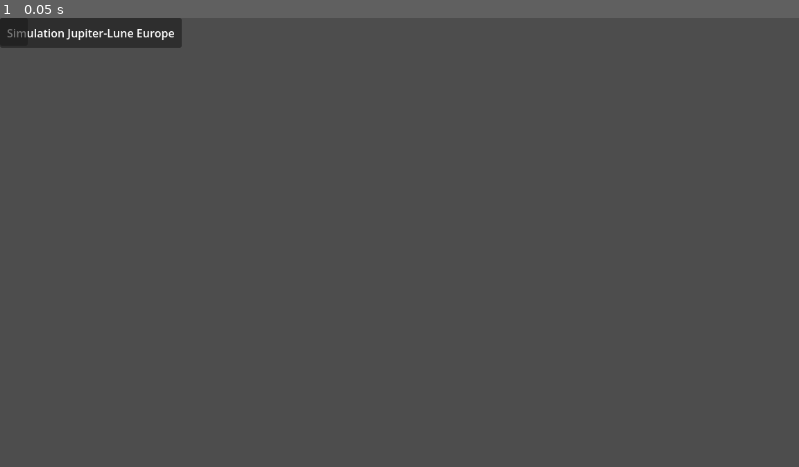
Above: before the commit, frame 1.
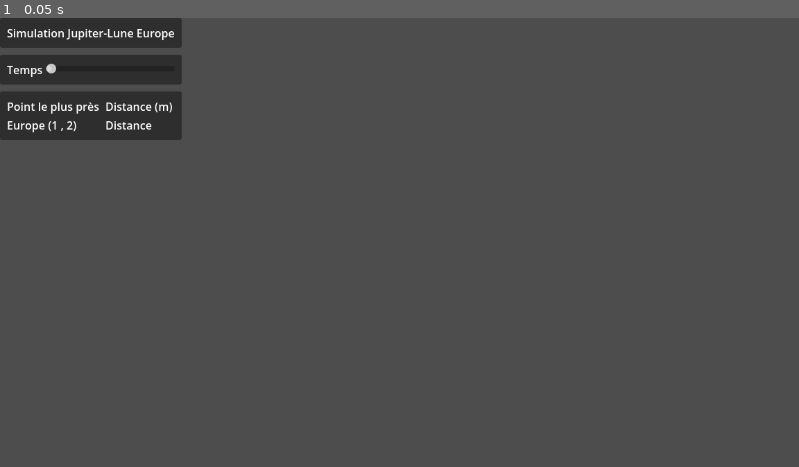
Above: after the commit, the same moment.

Repository: clementboye-dot/synchronisation-orbitale
Game: Godot game, scene res://interface.tscn
The game is run twice, just before and just after one commit, with the same random seed, the same clock (stepped at 60 frames per second) and the same inputs. The project has no main scene, so this scene is started directly.
Inputs:
- Up to frame 1 (0.05 s): no input

The runs differ from the first frame. In frame 1, 3.8% of the frame differs, in the area x 0-23%, y 2-28%.

Commit message:
Affichage de l'interface

Diff:
--- a/interface.tscn
+++ b/interface.tscn
@@ -12,6 +12,7 @@
 layout_mode = 0
 offset_right = 40.0
 offset_bottom = 40.0
+theme_override_constants/separation = 10
 
 [node name="PanelContainer" type="PanelContainer" parent="VBoxContainer" unique_id=905144840]
 layout_mode = 2
@@ -29,11 +30,58 @@
 [node name="Label" type="Label" parent="VBoxContainer/PanelContainer/MarginContainer/HBoxContainer" unique_id=1031556142]
 layout_mode = 2
 text = "Simulation Jupiter-Lune Europe"
+horizontal_alignment = 1
+vertical_alignment = 1
 
-[node name="PanelContainer" type="PanelContainer" parent="." unique_id=663820253]
-layout_mode = 0
-offset_right = 40.0
-offset_bottom = 40.0
+[node name="Temps" type="PanelContainer" parent="VBoxContainer" unique_id=663820253]
+layout_mode = 2
 
-[node name="MarginContainer" type="MarginContainer" parent="PanelContainer" unique_id=348486323]
+[node name="MarginContainer" type="MarginContainer" parent="VBoxContainer/Temps" unique_id=348486323]
 layout_mode = 2
+theme_override_constants/margin_left = 10
+theme_override_constants/margin_top = 10
+theme_override_constants/margin_right = 10
+theme_override_constants/margin_bottom = 10
+
+[node name="GridContainer" type="GridContainer" parent="VBoxContainer/Temps/MarginContainer" unique_id=1825370531]
+layout_mode = 2
+columns = 2
+
+[node name="Temps" type="Label" parent="VBoxContainer/Temps/MarginContainer/GridContainer" unique_id=649818235]
+layout_mode = 2
+text = "Temps"
+
+[node name="HSlider" type="HSlider" parent="VBoxContainer/Temps/MarginContainer/GridContainer" unique_id=1872925663]
+custom_minimum_size = Vector2(0, 20)
+layout_mode = 2
+size_flags_horizontal = 3
+
+[node name="PanelContainer2" type="PanelContainer" parent="VBoxContainer" unique_id=580170342]
+layout_mode = 2
+
+[node name="MarginContainer" type="MarginContainer" parent="VBoxContainer/PanelContainer2" unique_id=1341992961]
+layout_mode = 2
+theme_override_constants/margin_left = 10
+theme_override_constants/margin_top = 10
+theme_override_constants/margin_right = 10
+theme_override_constants/margin_bottom = 10
+
+[node name="GridContainer" type="GridContainer" parent="VBoxContainer/PanelContainer2/MarginContainer" unique_id=1698901831]
+layout_mode = 2
+columns = 2
+
+[node name="Point le plus près" type="Label" parent="VBoxContainer/PanelContainer2/MarginContainer/GridContainer" unique_id=647022832]
+layout_mode = 2
+text = "Point le plus près "
+
+[node name="Distance" type="Label" parent="VBoxContainer/PanelContainer2/MarginContainer/GridContainer" unique_id=1887379069]
+layout_mode = 2
+text = "Distance (m)"
+
+[node name="Valeur" type="Label" parent="VBoxContainer/PanelContainer2/MarginContainer/GridContainer" unique_id=883617005]
+layout_mode = 2
+text = "Europe (1 , 2)"
+
+[node name="Valeur2" type="Label" parent="VBoxContainer/PanelContainer2/MarginContainer/GridContainer" unique_id=1802506783]
+layout_mode = 2
+text = "Distance"
